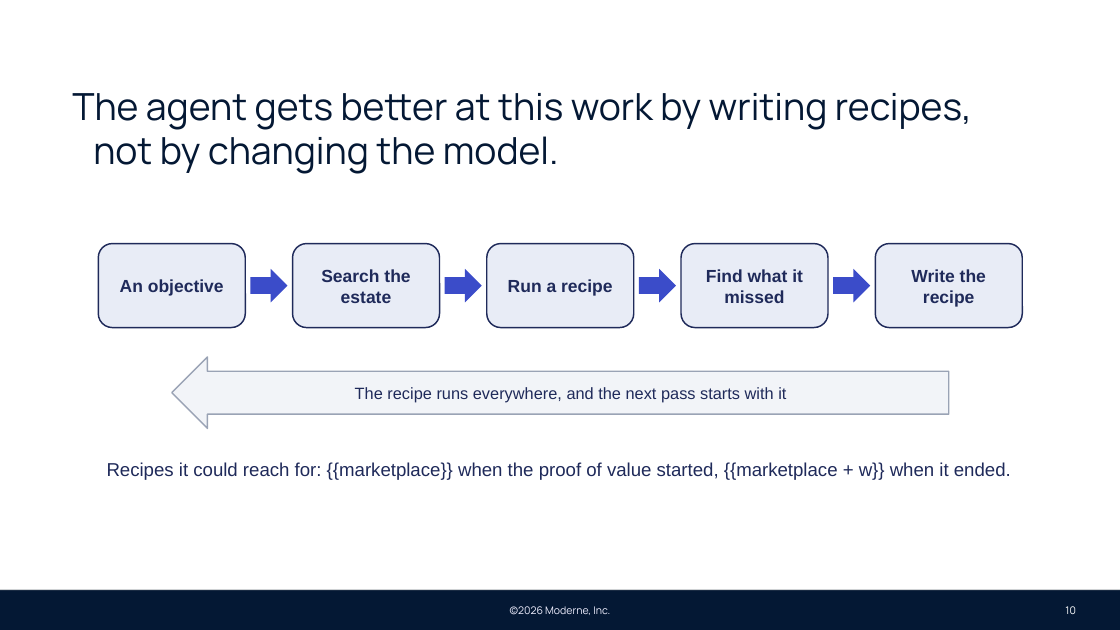
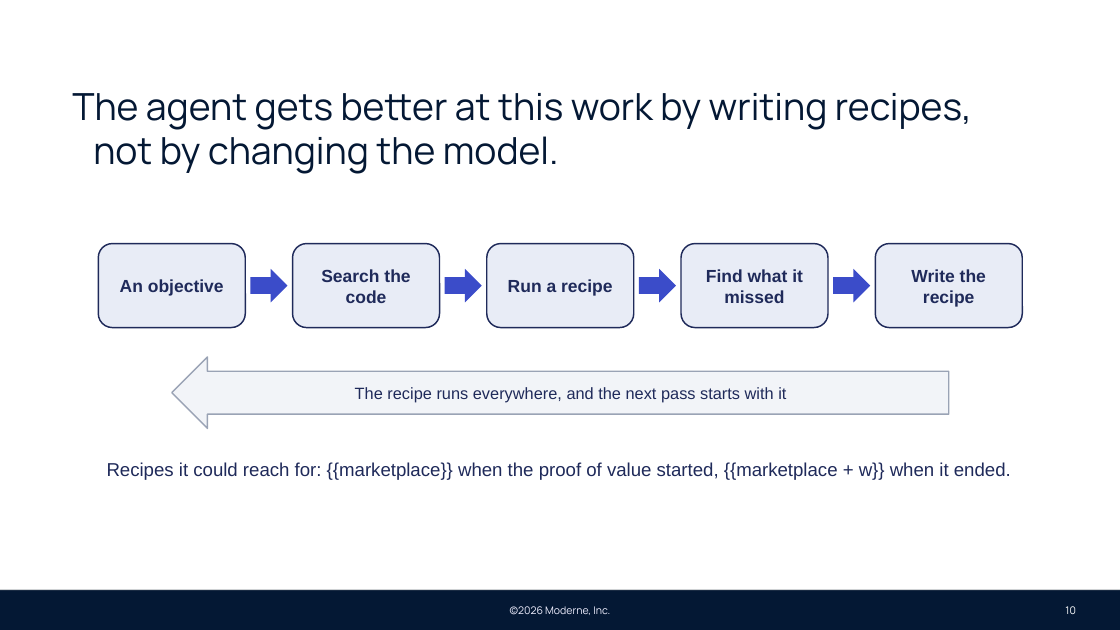
Before and after one commit to moderneinc/moderne-docs, a slide deck: slide 10 of static/decks/moderne-pov.pptx. Drawn at 1120x630 pixels with LibreOffice and Linux fonts; fonts in the diff are those of the drawing; background and template pictures are left out. Boxes give left, top, right and bottom in pixels: in the first picture for what was removed or moved away, otherwise in the second. Text is boxed around its words. In the diff, an @@ line names an element or a change of style, - is before the commit and + after.

Commit message:
Say the code and every repository instead of the estate
The deck, the page and the picker called the repositories the proof of value runs on "the estate". Plain words instead: the code, every repository, which repositories a vulnerability reaches.

```diff
--- a/static/decks/moderne-pov.pptx
+++ b/static/decks/moderne-pov.pptx
@@ text in rounded rectangle at <box>321,269,410,303</box>: text changed @@
-Search the estate
+Search the code
```
Also in this commit, not shown: 2 other slides changed, 2 other files.
